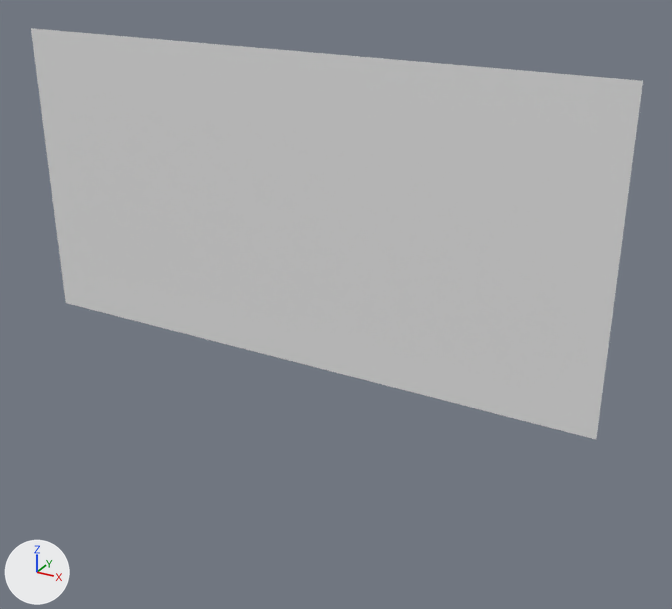
The OBJ model Microgue/Assets/Tiled2Unity/Meshes/new_2.obj: old version first, new version second.
The view is the same before and after, from a 50 mm camera at (2.28, -11.94, 2.08) aimed at (-4.44, 0.28, -4.03). Every picture has the same lights, and +X, +Y and +Z are marked at lower left. Where no turn or scale is listed for an object, it has been applied to the vertices.

Objects in the first picture: 'new_2'.
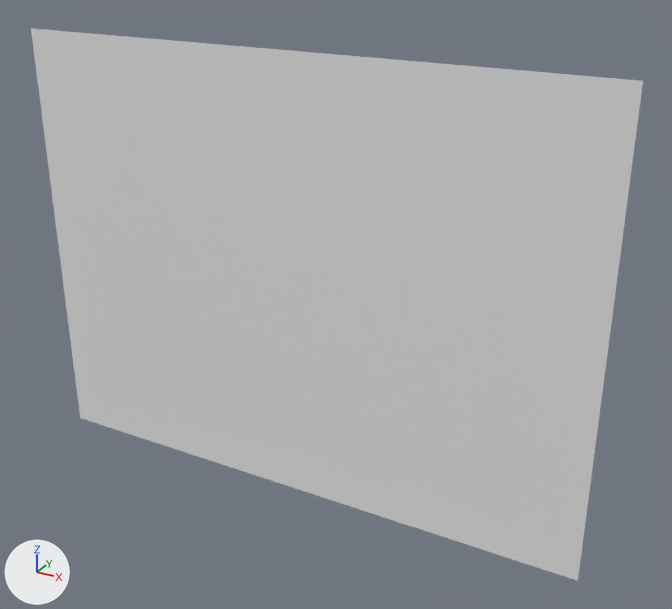
Boxes [x1, y1, x2, y2] around the edits, measured in the pictures (672 x 609 px):
'new_2', reshaped (34% taller): before [31, 28, 643, 439]; after [31, 28, 643, 581]
part 1 of me_new_2, added: after [66, 303, 596, 581]

The edits, one by one:
me_new_2 is used by ob_new_2; location (0.0, 0.0, 0.0).
me_new_2 had 561 vertices, 512 faces and spanned x -10.24..0.0, y 0.0, z -5.12..0.0.
me_new_2 now has 825 vertices, 768 faces and spans x -10.24..0.0, y 0.0, z -7.68..0.0.
Part 1, on me_new_2:
33 new vertices lie (0.0, 0.0, -0.32) away from vertices in x -10.24..0.0, y 0.0, z -5.12.
33 new vertices lie (0.0, 0.0, -0.32) away from vertices in x -10.24..0.0, y 0.0, z -5.44.
33 new vertices lie (0.0, 0.0, -0.32) away from vertices in x -10.24..0.0, y 0.0, z -5.76.
33 new vertices lie (0.0, 0.0, -0.32) away from vertices in x -10.24..0.0, y 0.0, z -6.08.
33 new vertices lie (0.0, 0.0, -0.32) away from vertices in x -10.24..0.0, y 0.0, z -6.4.
33 new vertices lie (0.0, 0.0, -0.32) away from vertices in x -10.24..0.0, y 0.0, z -6.72.
33 new vertices lie (0.0, 0.0, -0.32) away from vertices in x -10.24..0.0, y 0.0, z -7.04.
33 new vertices lie (0.0, 0.0, -0.32) away from vertices in x -10.24..0.0, y 0.0, z -7.36.
256 new faces join them.
